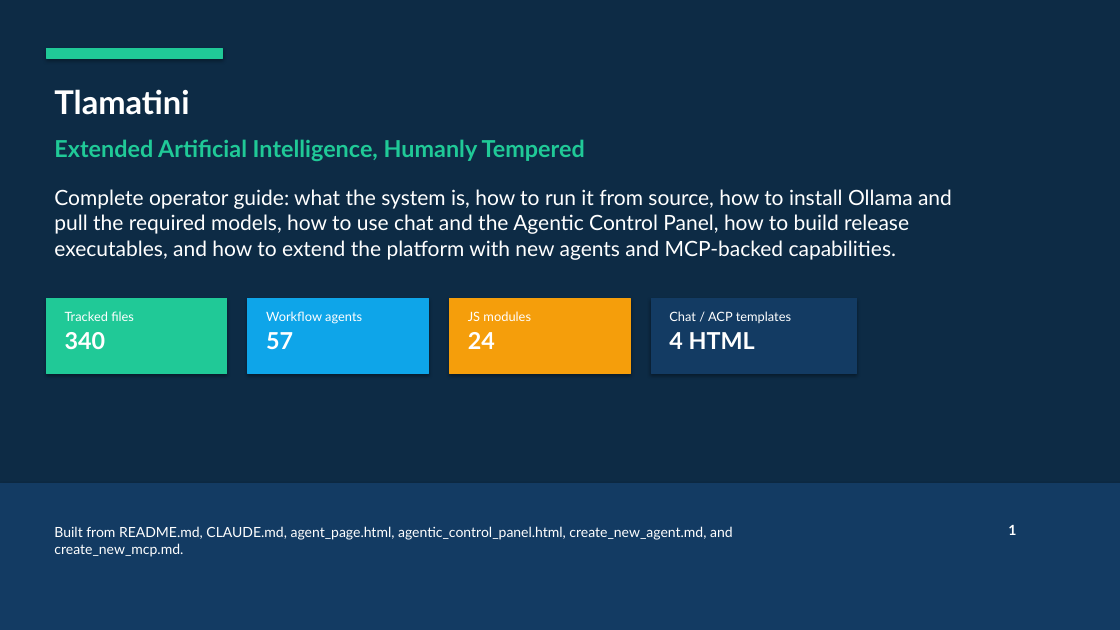
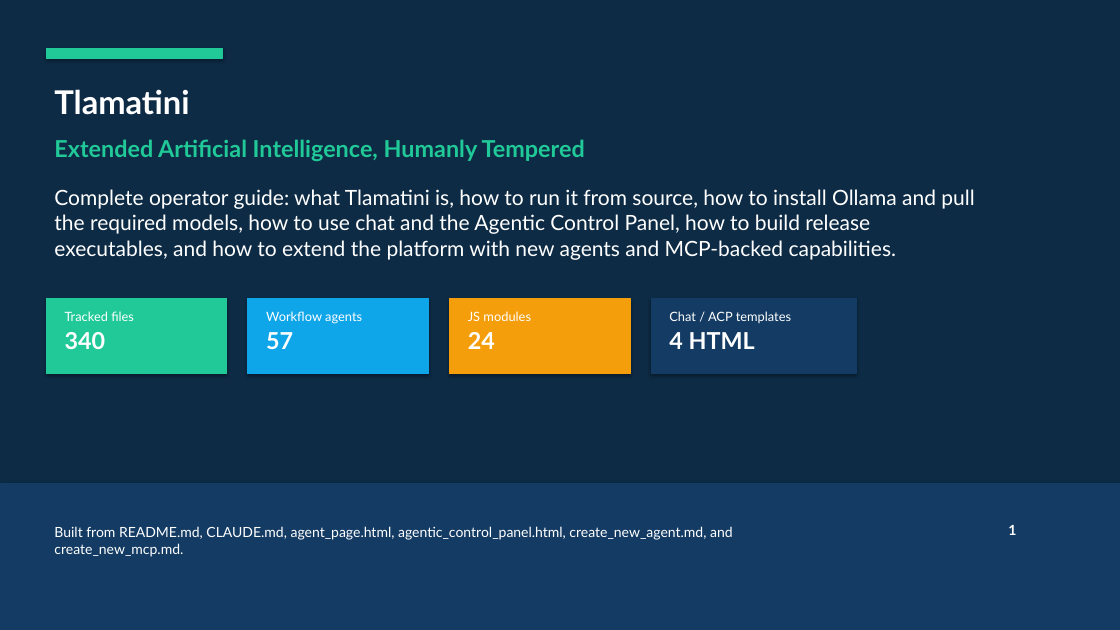
Before and after one commit to XAIHT/Tlamatini, a slide deck: slide 1 of Tlamatini_eXtended_Artificial_Intelligence_Humanly_Tempered.pptx. Drawn at 1120x630 pixels with LibreOffice and Linux fonts; fonts in the diff are those of the drawing. Boxes give left, top, right and bottom in pixels: in the first picture for what was removed or moved away, otherwise in the second. Text is boxed around its words. In the diff, an @@ line names an element or a change of style, - is before the commit and + after.

Commit message:
HUGE Renaming LLM_Bot to Tlamatini, by angelahack1

```diff
--- a/Tlamatini_eXtended_Artificial_Intelligence_Humanly_Tempered.pptx
+++ b/Tlamatini_eXtended_Artificial_Intelligence_Humanly_Tempered.pptx
@@ text at bbox=[54, 189, 974, 260]: text changed @@
-Complete operator guide: what the system is, how to run it from source, how to install Ollama and pull the required models, how to use chat and the Agentic Control Panel, how to build release executables, and how to extend the platform with new agents and MCP-backed capabilities.
+Complete operator guide: what Tlamatini is, how to run it from source, how to install Ollama and pull the required models, how to use chat and the Agentic Control Panel, how to build release executables, and how to extend the platform with new agents and MCP-backed capabilities.
```
Also in this commit, not shown: 3 other slides changed, 33 other files.
